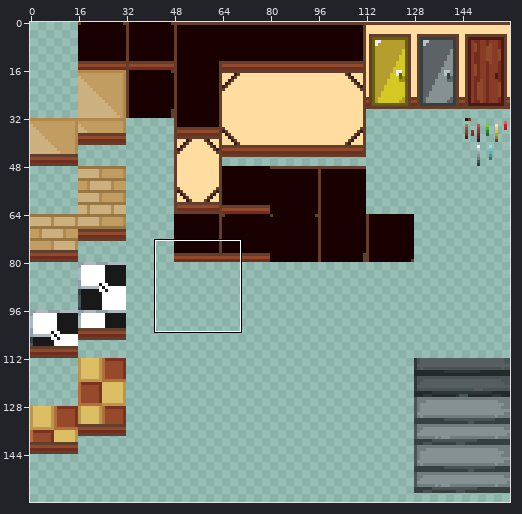
One commit to this sprite sheet: sprites/spr_Work/layers/5814cb6f-aacb-4218-b77d-73fad83a1608/53c56eb5-951f-4d4b-a64d-2e83b91ce3d9.png. Above: a wide view before the commit, with the close-up outlined.
Close-up. Earlier state:
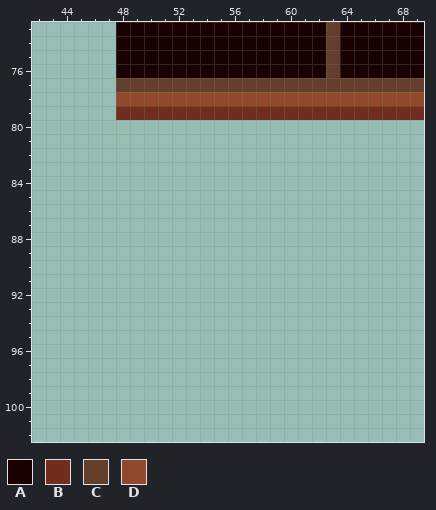
The file is 160x160 pixels. Colours within 5 levels of each other are drawn and written as one. Shown: x 42..69, y 73..102.
Palette (. is transparent): A #190102  B #732d1e  C #633e2a  D #90492b
Pixels before, first column x 48:
73 AAAAAAAAAAAAAAACAAAAAA
74 AAAAAAAAAAAAAAACAAAAAA
75 AAAAAAAAAAAAAAACAAAAAA
76 AAAAAAAAAAAAAAACAAAAAA
77 CCCCCCCCCCCCCCCCCCCCCC
78 DDDDDDDDDDDDDDDDDDDDDD
79 BBBBBBBBBBBBBBBBBBBBBB
The same view after the edit:
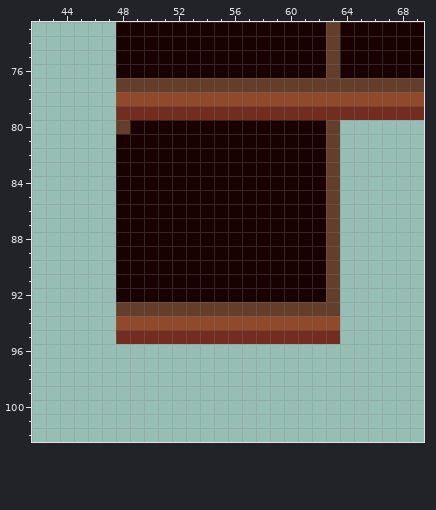
The edit:
y 80: x 48..63 ................ -> CAAAAAAAAAAAAAAC
y 81..92: x 48..63 ................ -> AAAAAAAAAAAAAAAC
y 93: x 48..63 ................ -> CCCCCCCCCCCCCCCC
y 94: x 48..63 ................ -> DDDDDDDDDDDDDDDD
y 95: x 48..63 ................ -> BBBBBBBBBBBBBBBB
